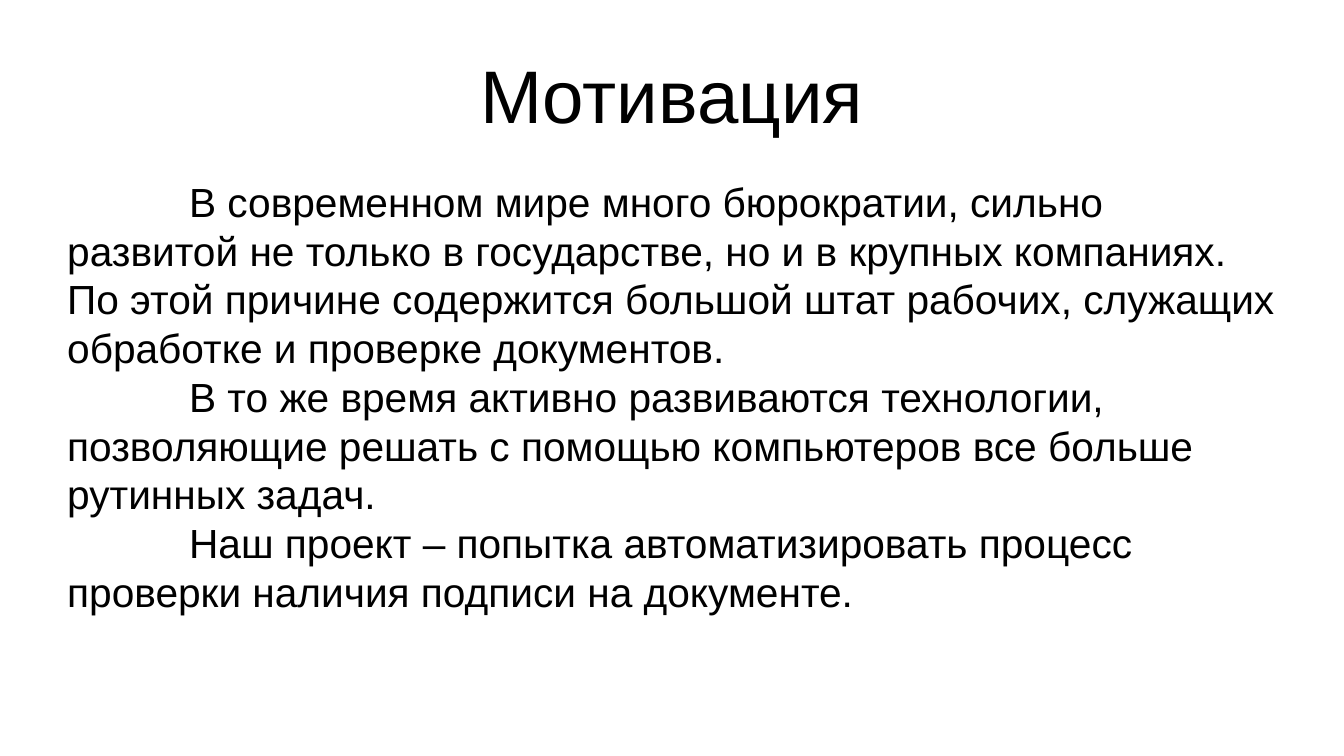
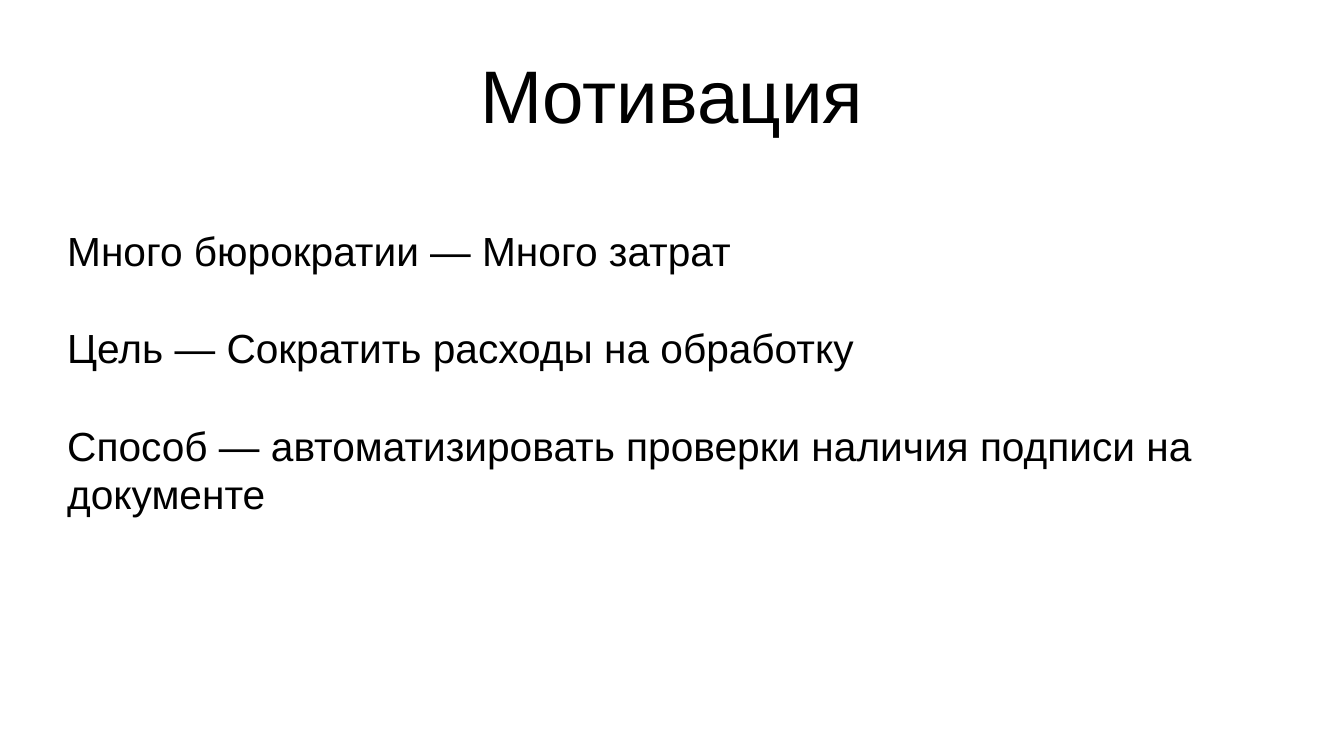
Before and after one commit to Apollon76/signature_detection, a slide deck: slide 2 of presentation.odp. Drawn at 1344x756 pixels with LibreOffice and Linux fonts; fonts in the diff are those of the drawing. Boxes give left, top, right and bottom in pixels: in the first picture for what was removed or moved away, otherwise in the second. Text is boxed around its words. In the diff, an @@ line names an element or a change of style, - is before the commit and + after.

Commit message:
small fixes of presentation

```diff
--- a/presentation.odp
+++ b/presentation.odp
@@ subtitle at bbox=[67, 236, 1191, 517]: text changed @@
-В современном мире много бюрократии, сильно развитой не только в государстве, но и в крупных компаниях. По этой причине содержится большой штат рабочих, служащих обработке и проверке документов.
-В то же время активно развиваются технологии, позволяющие решать с помощью компьютеров все больше рутинных задач.
-Наш проект – попытка автоматизировать процесс проверки наличия подписи на документе.
+Много бюрократии — Много затрат
+Цель — Сократить расходы на обработку
+Способ — автоматизировать проверки наличия подписи на документе
```
Also in this commit, not shown: 2 other slides changed.
